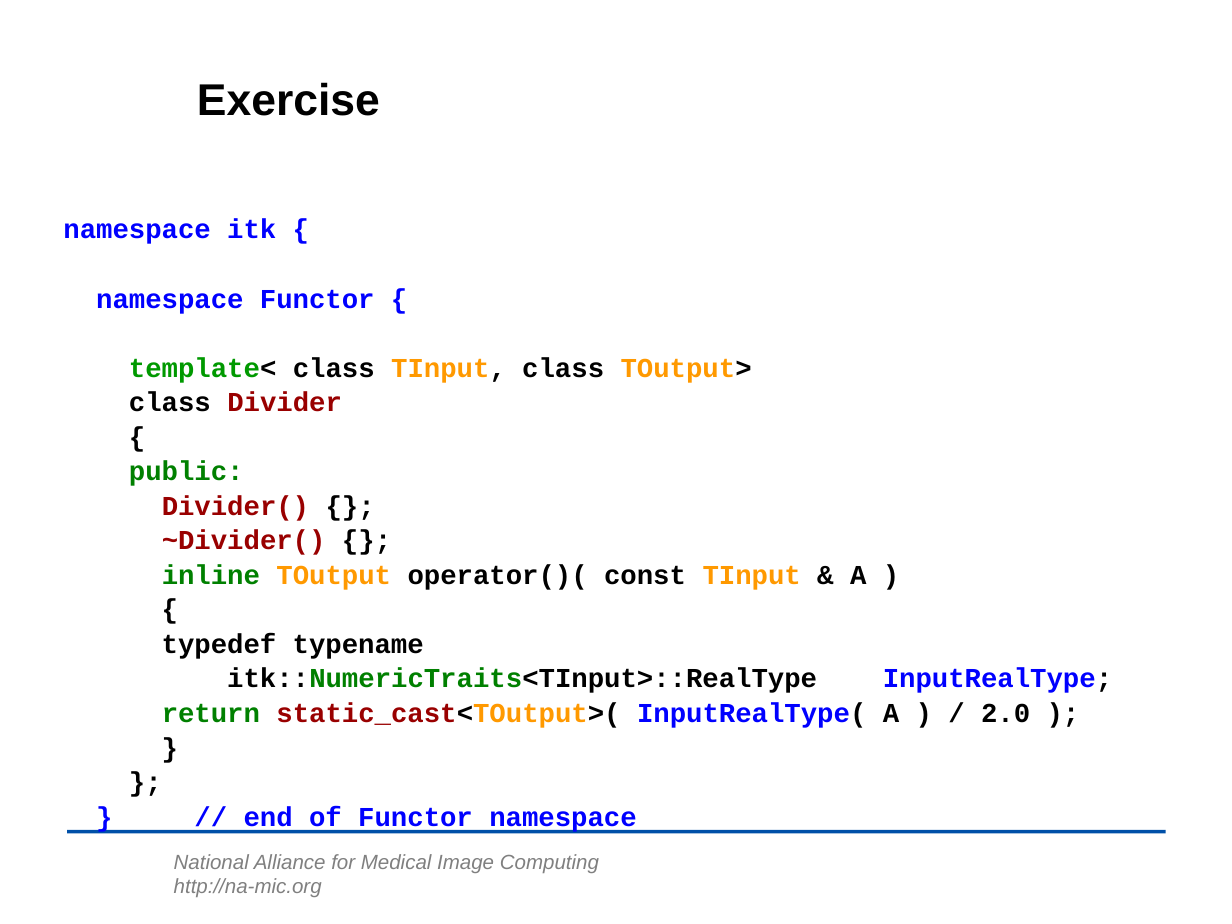
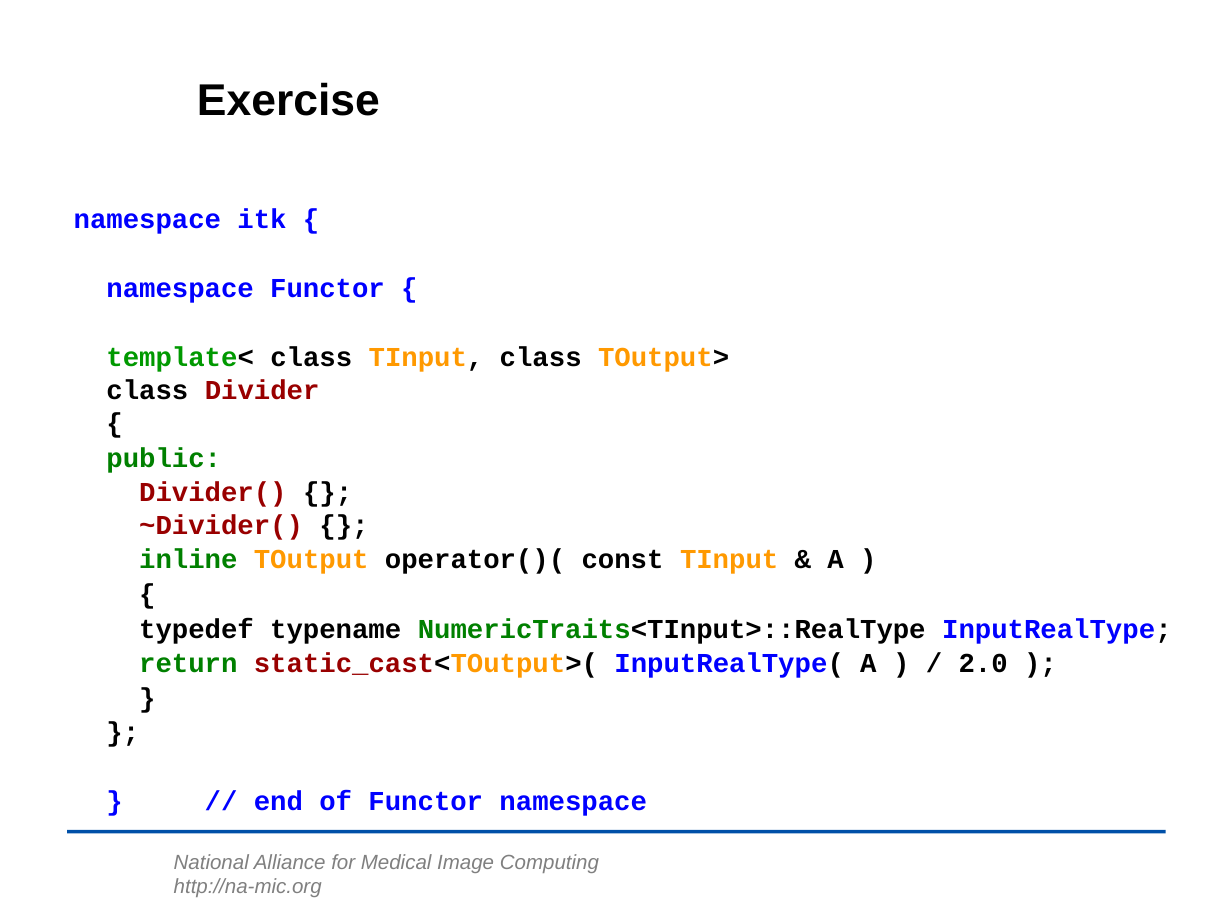
Before and after one commit to lheckemann/namic-sandbox, a slide deck: slide 22 of ITKAdvancedCourse/doc/presentations/Insight-Writing-a-New-Filter.ppt (slide 21 before the commit). Drawn at 1232x924 pixels with LibreOffice and Linux fonts; fonts in the diff are those of the drawing; background and template pictures are left out. Boxes give left, top, right and bottom in pixels: in the first picture for what was removed or moved away, otherwise in the second. Text is boxed around its words. In the diff, an @@ line names an element or a change of style, - is before the commit and + after.

```diff
--- a/ITKAdvancedCourse/doc/presentations/Insight-Writing-a-New-Filter.ppt
+++ b/ITKAdvancedCourse/doc/presentations/Insight-Writing-a-New-Filter.ppt
@@ text "namespace itk {" moved from (x1=63, y1=219, x2=1112, y2=833) to (x1=74, y1=209, x2=1171, y2=816) @@
@@ text at (x1=106, y1=347, x2=729, y2=400): text changed @@
-template< class TInput, class TOutput>
-class Divider
-{
+template< class TInput, class TOutput>
+class Divider
+{
@@ text at (x1=139, y1=482, x2=303, y2=540): text changed @@
-Divider() {};
-~Divider() {};
+Divider() {};
+~Divider() {};
@@ text at (x1=139, y1=618, x2=1171, y2=644): text changed @@
-typedef typename
-itk::NumericTraits<TInput>::RealType InputRealType;
+typedef typename NumericTraits<TInput>::RealType InputRealType;
```
Also in this commit, not shown: 10 other slides changed, 16 slides added, 1 slide removed, 1 other file.
